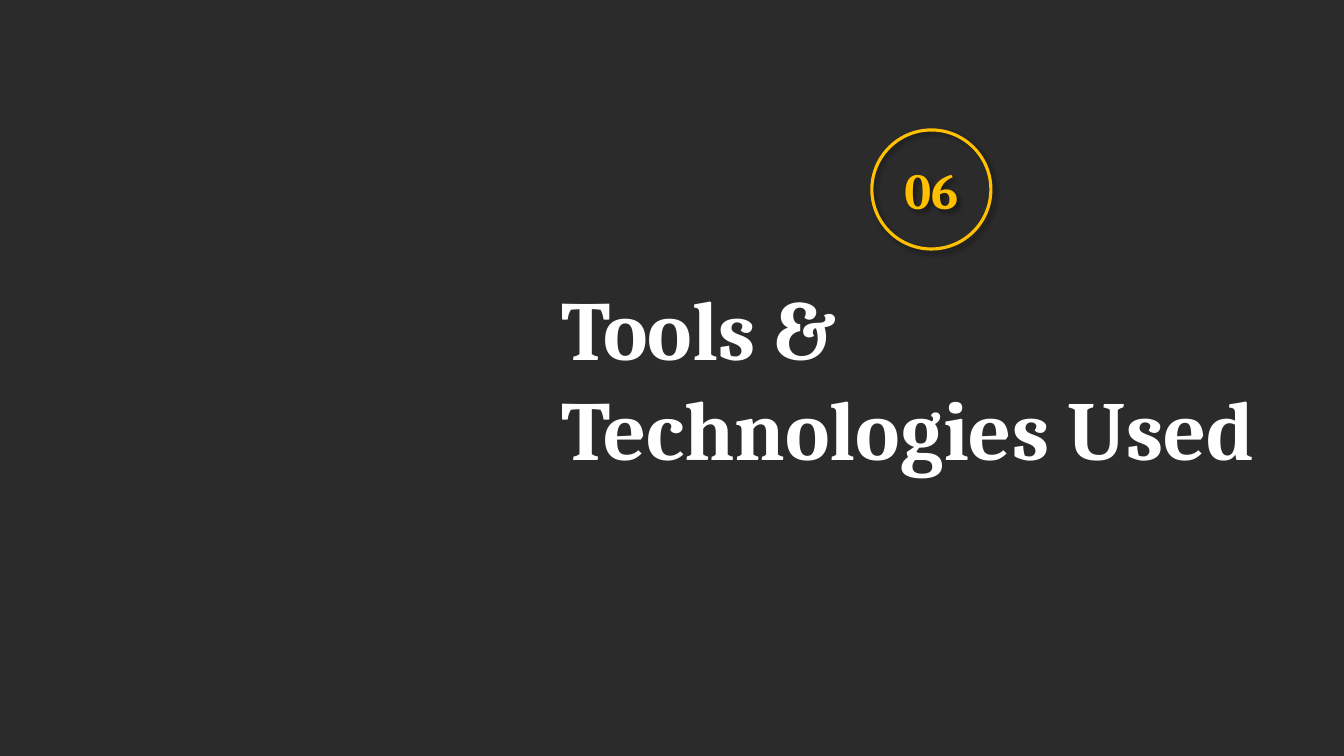
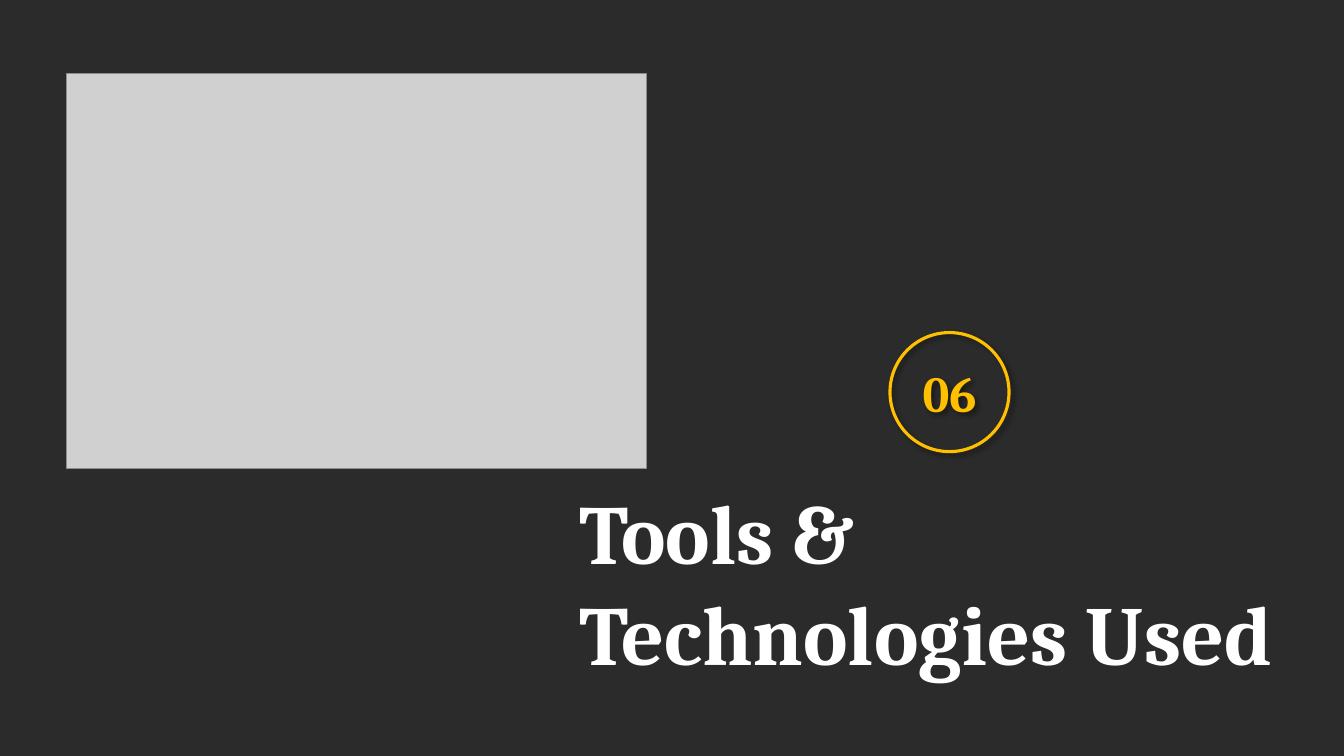
Before and after one commit to prafullwahatule/BI-Amazon-Sale-Report, a slide deck: slide 26 of Report/Amazon Sales Report.pptx. Drawn at 1344x756 pixels with LibreOffice and Linux fonts; fonts in the diff are those of the drawing; grey boxes stand for pictures; background and template pictures are left out; a plain dark background stands for a picture behind light text. Boxes give left, top, right and bottom in pixels: in the first picture for what was removed or moved away, otherwise in the second. Text is boxed around its words. In the diff, an @@ line names an element or a change of style, - is before the commit and + after.

```diff
--- a/Report/Amazon Sales Report.pptx
+++ b/Report/Amazon Sales Report.pptx
@@ picture added at [67, 74, 646, 468] @@
@@ ellipse "06": place and size @@
-ellipse "06" at [872, 130, 991, 249]
+ellipse "06" at [890, 333, 1009, 452]
@@ text "Tools & Technologies Used": place and size @@
-text "Tools & Technologies Used" at [561, 301, 1255, 479]
+text "Tools & Technologies Used" at [579, 505, 1273, 683]
```
Also in this commit, not shown: 11 other slides changed, 1 other file.
